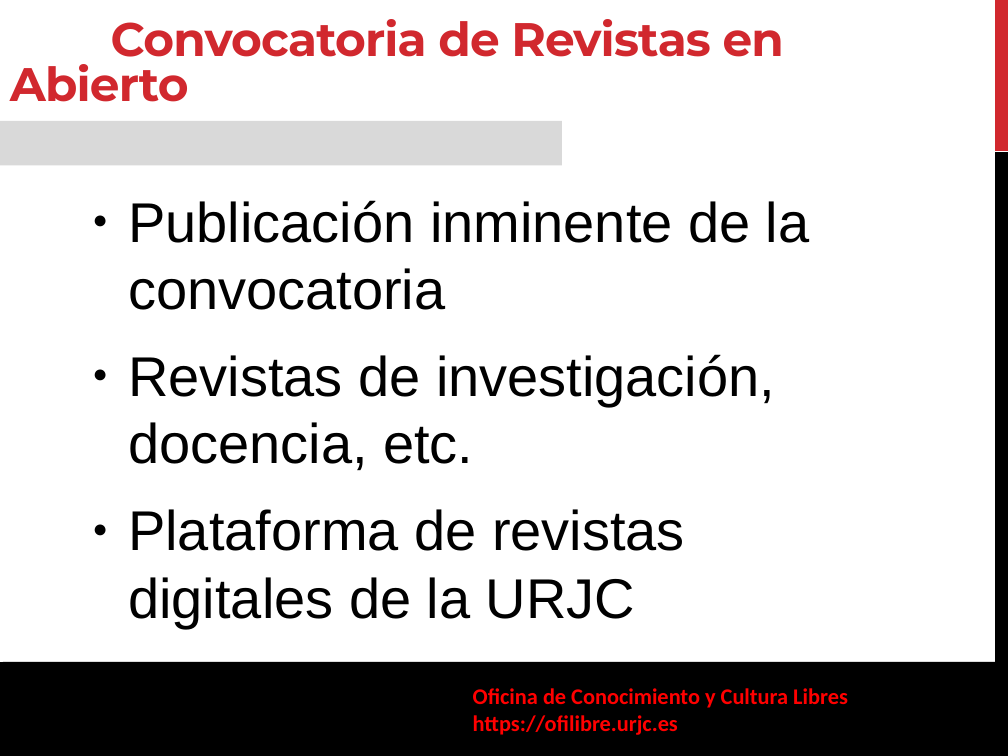
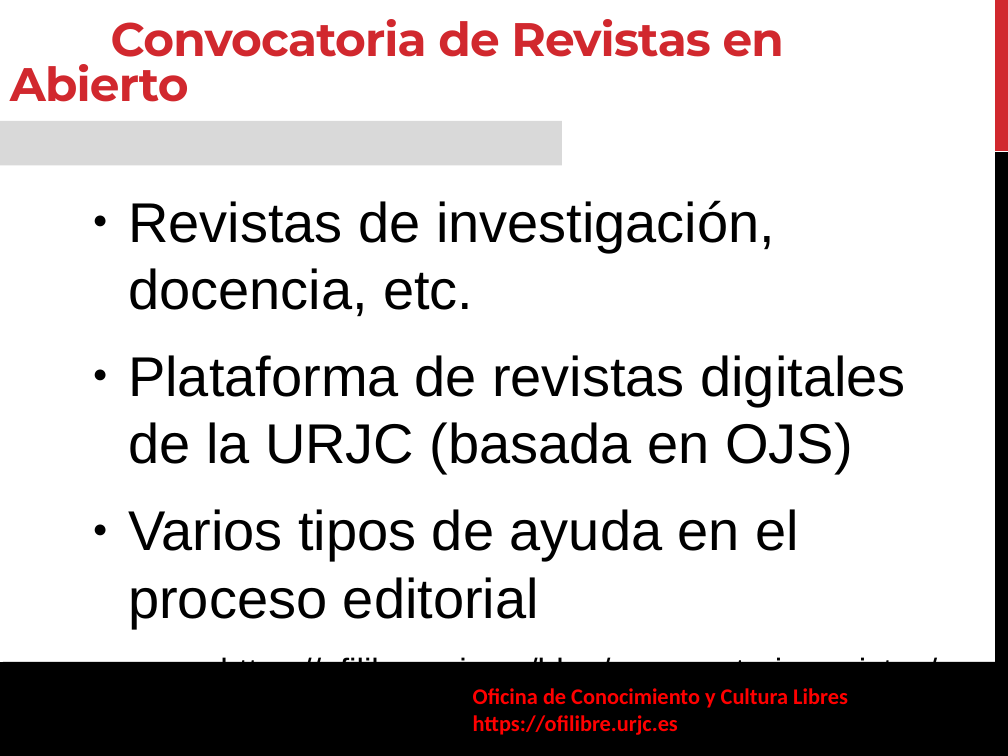
Before and after one commit to gabrielIzquierdo/OfiLibreGabri.github.io, a slide deck: slide 14 of static/transpas/ofilibre/Ofilibre-presentacion.odp. Drawn at 1008x756 pixels with LibreOffice and Linux fonts; fonts in the diff are those of the drawing; background and template pictures are left out. Boxes give left, top, right and bottom in pixels: in the first picture for what was removed or moved away, otherwise in the second. Text is boxed around its words. In the diff, an @@ line names an element or a change of style, - is before the commit and + after.

```diff
--- a/static/transpas/ofilibre/Ofilibre-presentacion.odp
+++ b/static/transpas/ofilibre/Ofilibre-presentacion.odp
@@ text at [128, 200, 810, 310]: paragraph removed @@
-● Publicación inminente de la convocatoria
@@ text at [128, 355, 937, 689]: text changed @@
-● Plataforma de revistas digitales de la URJC
+● Plataforma de revistas digitales de la URJC (basada en OJS)
+● Varios tipos de ayuda en el proceso editorial
+https://ofilibre.urjc.es/blog/convocatoria-revistas/
```
Also in this commit, not shown: 3 other slides changed, 1 slide added, 1 other file.
